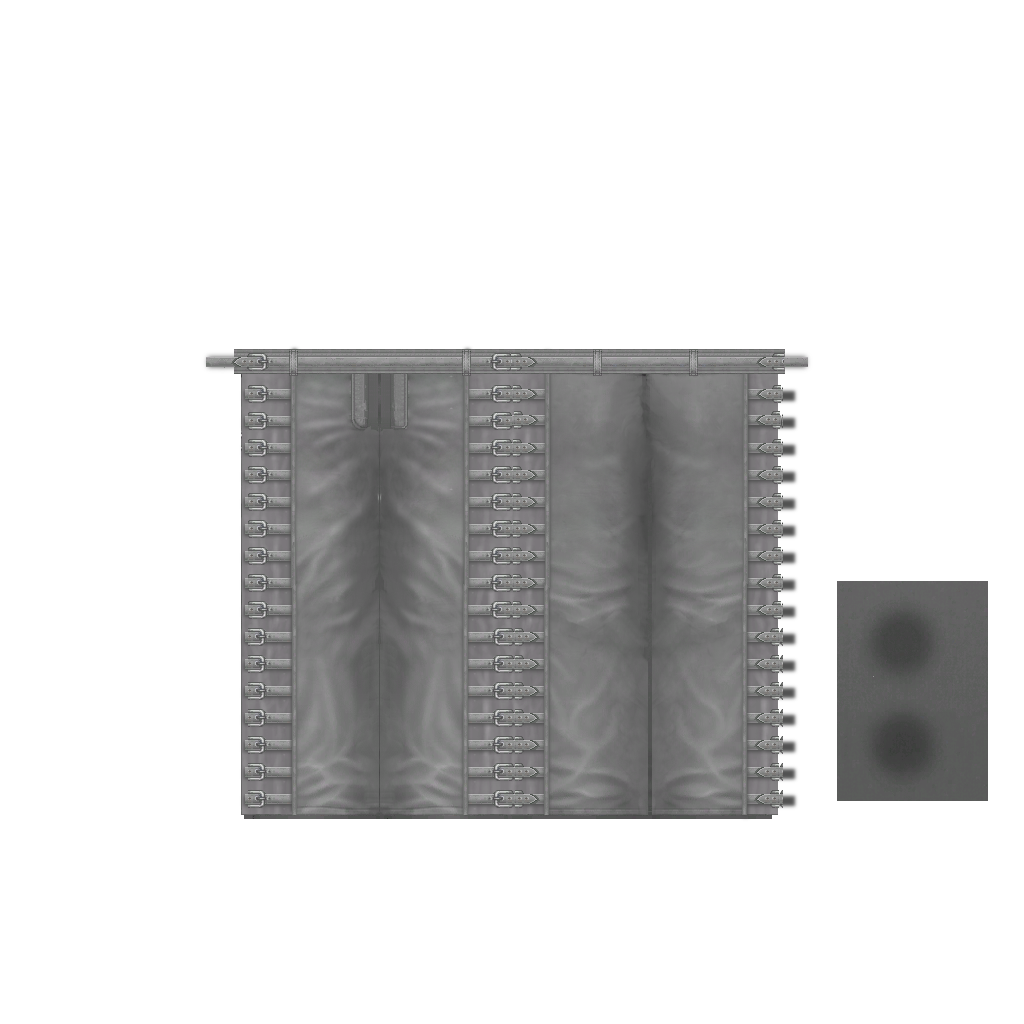
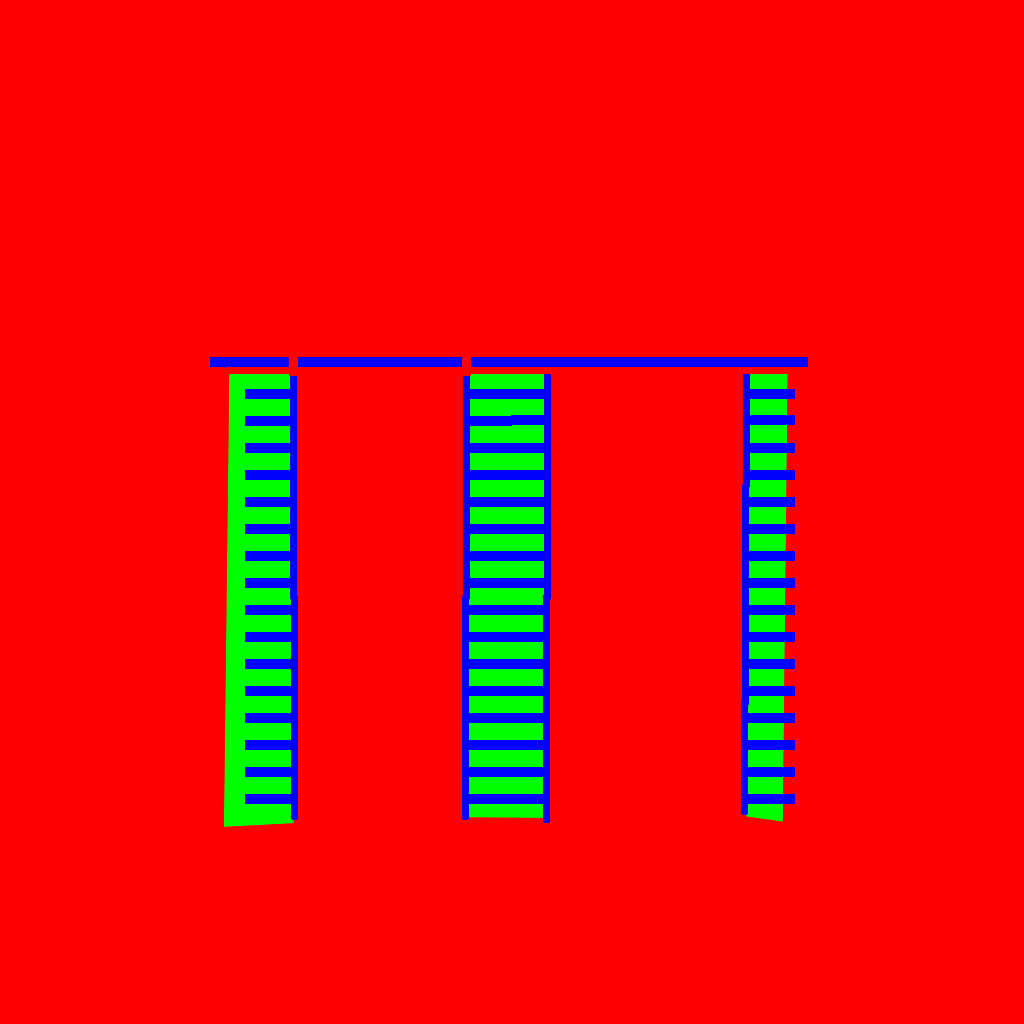
Comparing the layer stacks of the two 1024 x 1024 images. Changes:
showed "BLUE", blend dissolve → normal, painted on it over [210, 357, 808, 823]
showed "GREEN", painted on it over [191, 363, 813, 843]
showed "RED" over [0, 0, 1024, 1024]
painted on "belt details" over [593, 349, 698, 376]
